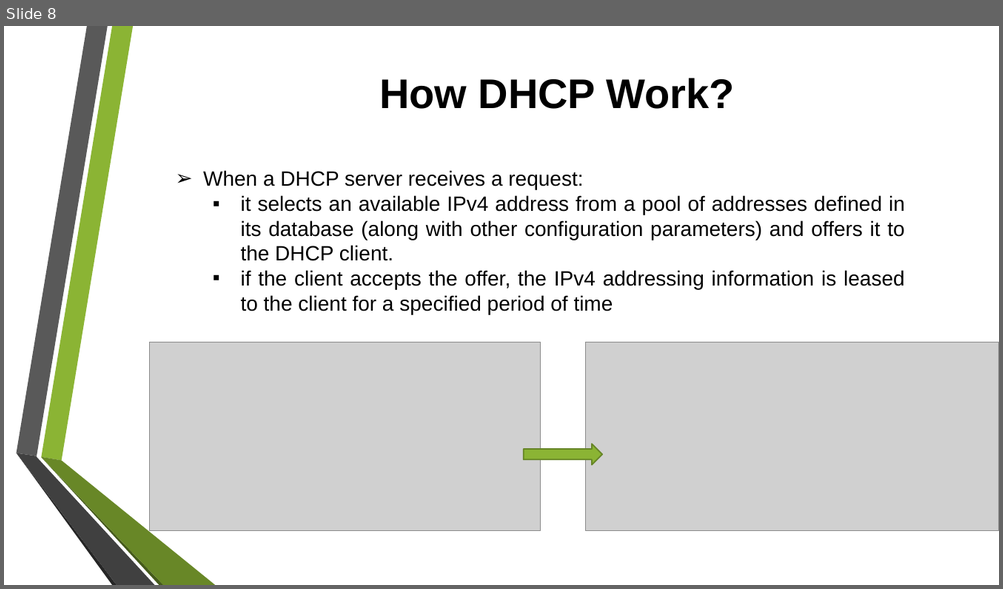
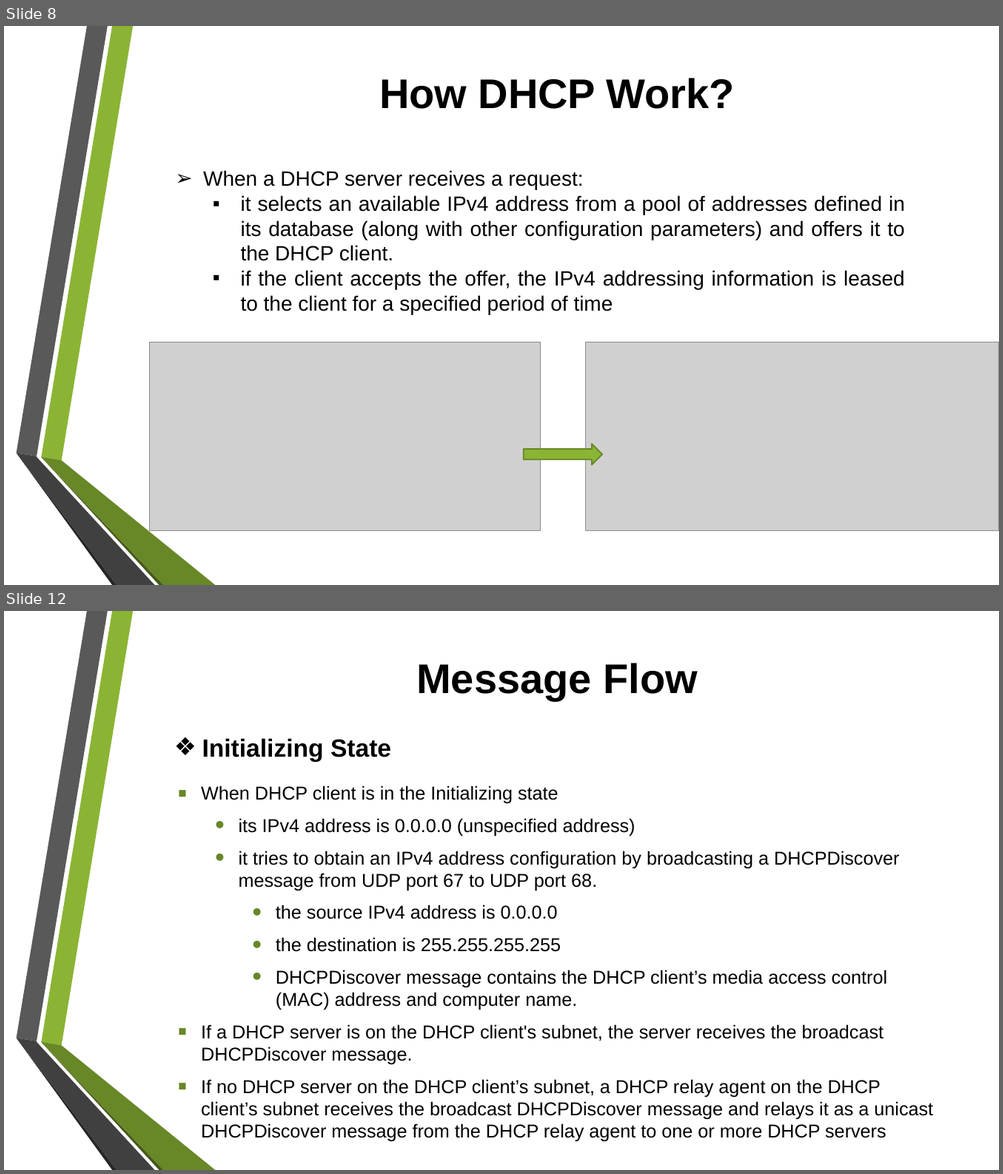
Before and after one commit to tiendatdk3493/Tai_Lieu, a slide deck: Dynamic Host Configuration Protocol (DHCP) Overview.pptx. Shown one above the other, each under a label of ours: slide 8 before the commit, slides 8 and 12 after it; the slides between them are not shown. The pictures are 1003x589 and 1003x1174 pixels, drawn with LibreOffice and Linux fonts; fonts in the diff are those of the drawing; grey boxes stand for pictures; background and template pictures are left out. Boxes give left, top, right and bottom in pixels: in the first picture for what was removed or moved away, otherwise in the second. Text is boxed around its words. In the diff, an @@ line names an element or a change of style, - is before the commit and + after.

```diff
--- a/Dynamic Host Configuration Protocol (DHCP) Overview.pptx
+++ b/Dynamic Host Configuration Protocol (DHCP) Overview.pptx
@@ slide 12 added at [4,611,999,1170], background picture (left out); not listed: 6 template elements that a slide beside it also shows @@
@@ title added at [416,663,697,701], 40 pt, text #000000, bold @@
+Message Flow
@@ text added at [202,738,391,762], 24 pt, text #000000, bold @@
+❖ Initializing State
@@ text added at [201,786,933,1142], 18 pt, text #000000 @@
+▪ When DHCP client is in the Initializing state
+  • its IPv4 address is 0.0.0.0 (unspecified address)
+  • it tries to obtain an IPv4 address configuration by broadcasting a DHCPDiscover message from UDP port 67 to UDP port 68.
+    • the source IPv4 address is 0.0.0.0
+    • the destination is 255.255.255.255
+    • DHCPDiscover message contains the DHCP client’s media access control (MAC) address and computer name.
+▪ If a DHCP server is on the DHCP client's subnet, the server receives the broadcast DHCPDiscover message.
+▪ If no DHCP server on the DHCP client’s subnet, a DHCP relay agent on the DHCP client’s subnet receives the broadcast DHCPDiscover message and relays it as a unicast DHCPDiscover message from the DHCP relay agent to one or more DHCP servers
```
Also in this commit, not shown: 9 slides changed, 22 other slides added, 1 slide removed, 1 other file.
